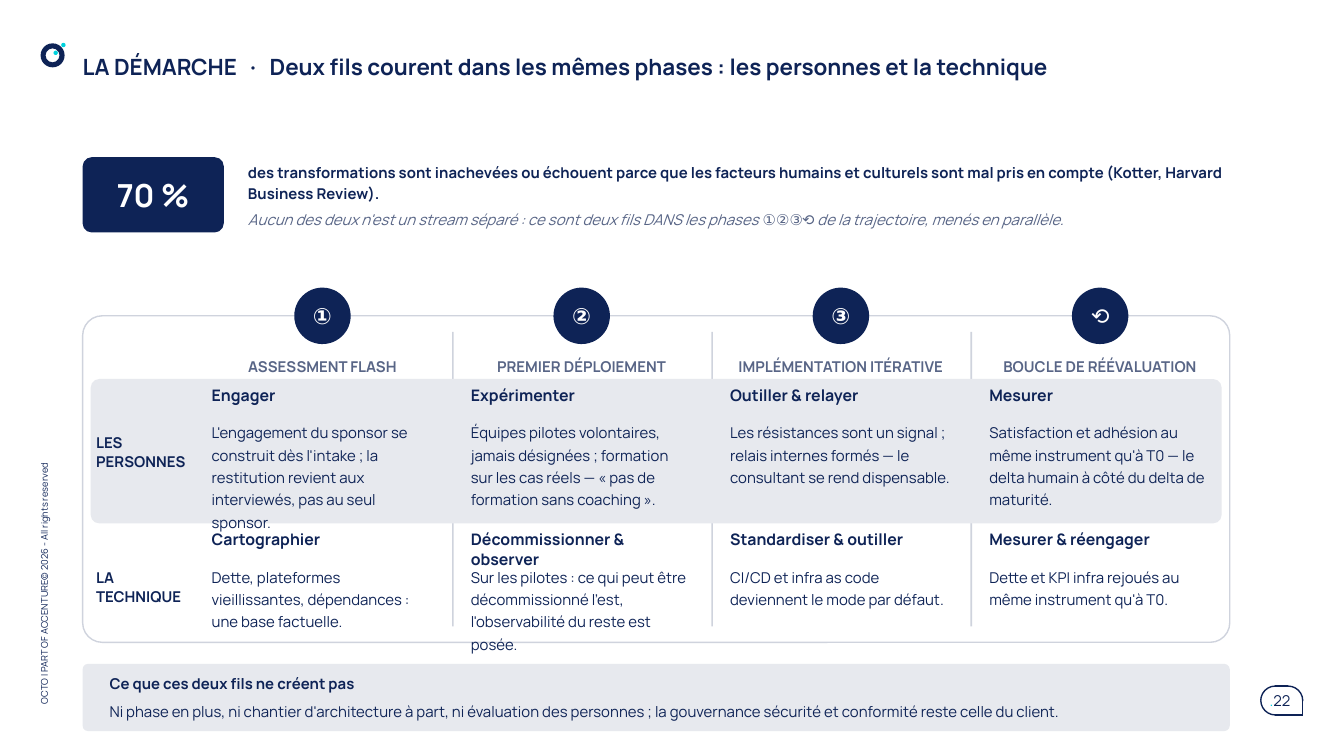
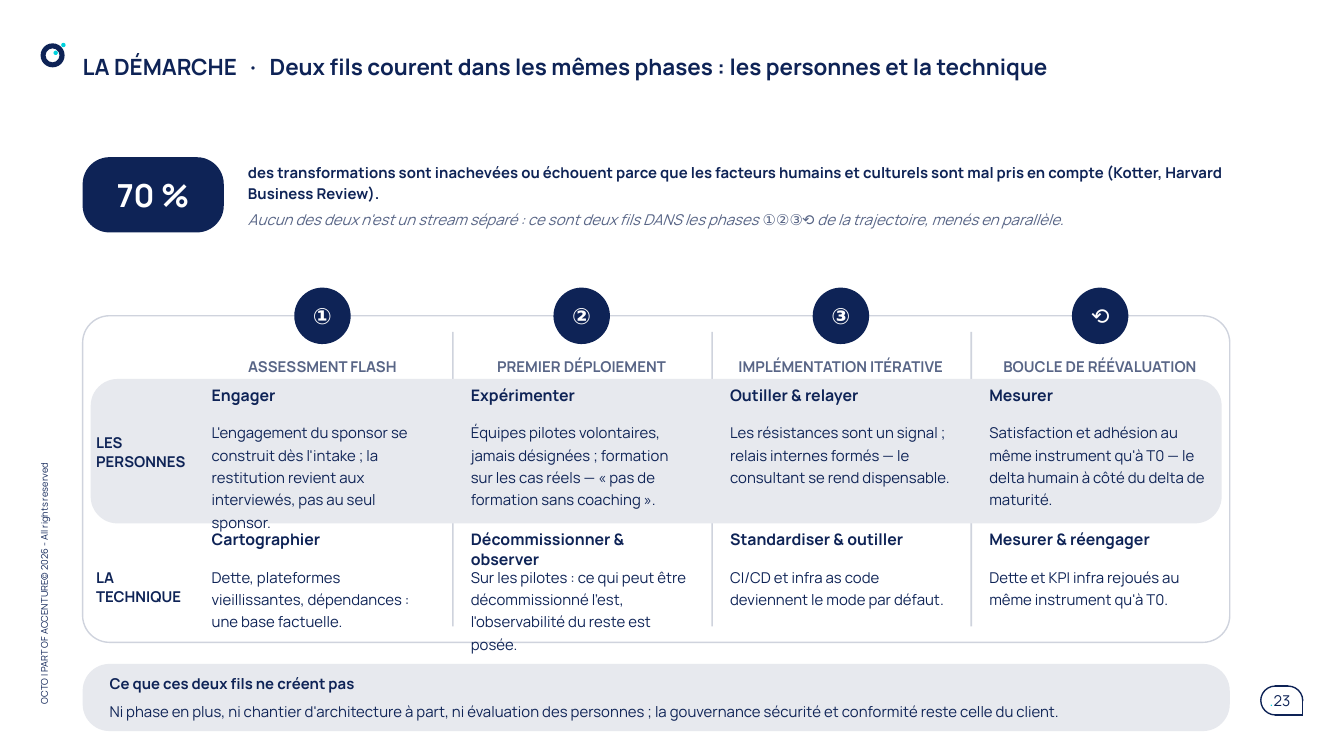
Before and after one commit to claudecamus-dot/Vscode3, a slide deck: slide 23 of docs/cadrage-ppt/bmad-iap-cadrage-synthese.pptx (slide 22 before the commit). Drawn at 1344x756 pixels with LibreOffice and Linux fonts; fonts in the diff are those of the drawing. Boxes give left, top, right and bottom in pixels: in the first picture for what was removed or moved away, otherwise in the second. Text is boxed around its words. In the diff, an @@ line names an element or a change of style, - is before the commit and + after.

```diff
--- a/docs/cadrage-ppt/bmad-iap-cadrage-synthese.pptx
+++ b/docs/cadrage-ppt/bmad-iap-cadrage-synthese.pptx
@@ proportions changed in 4 elements at box(82, 157, 223, 233), box(82, 316, 1230, 642), box(91, 379, 1222, 523), box(82, 664, 1230, 731) @@
@@ page number at box(1270, 695, 1291, 706): text changed @@
-.22
+.23
```
Also in this commit, not shown: 23 other slides changed, 2 slides added, 1 slide removed, 2 other files.
